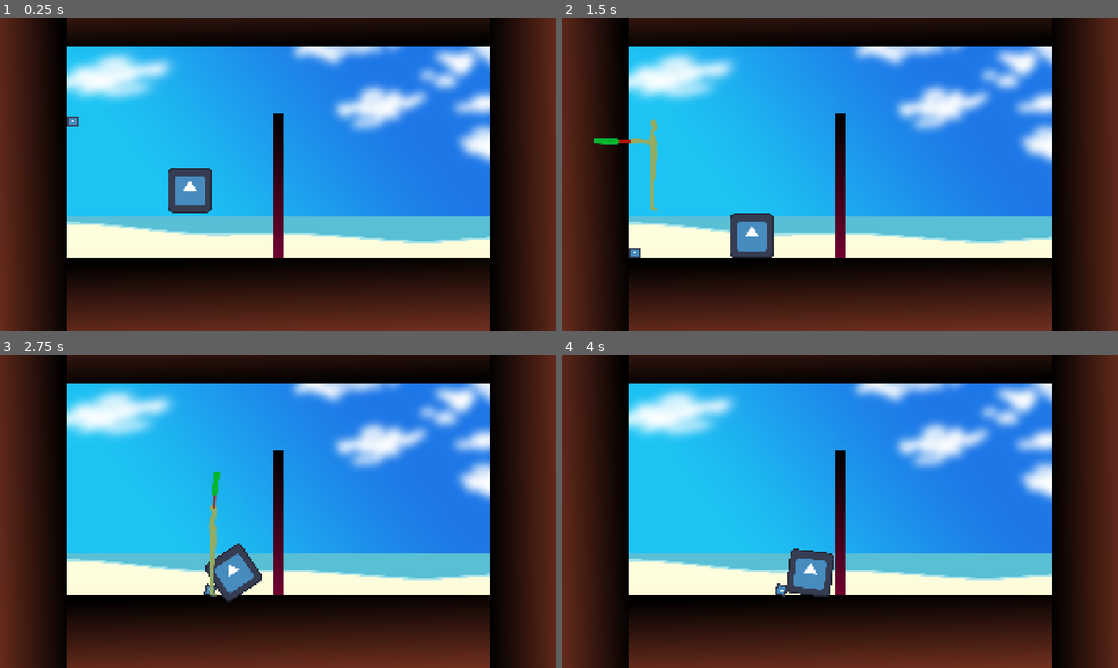
Above: before the commit, frames 1-4 (two rows, left to right).
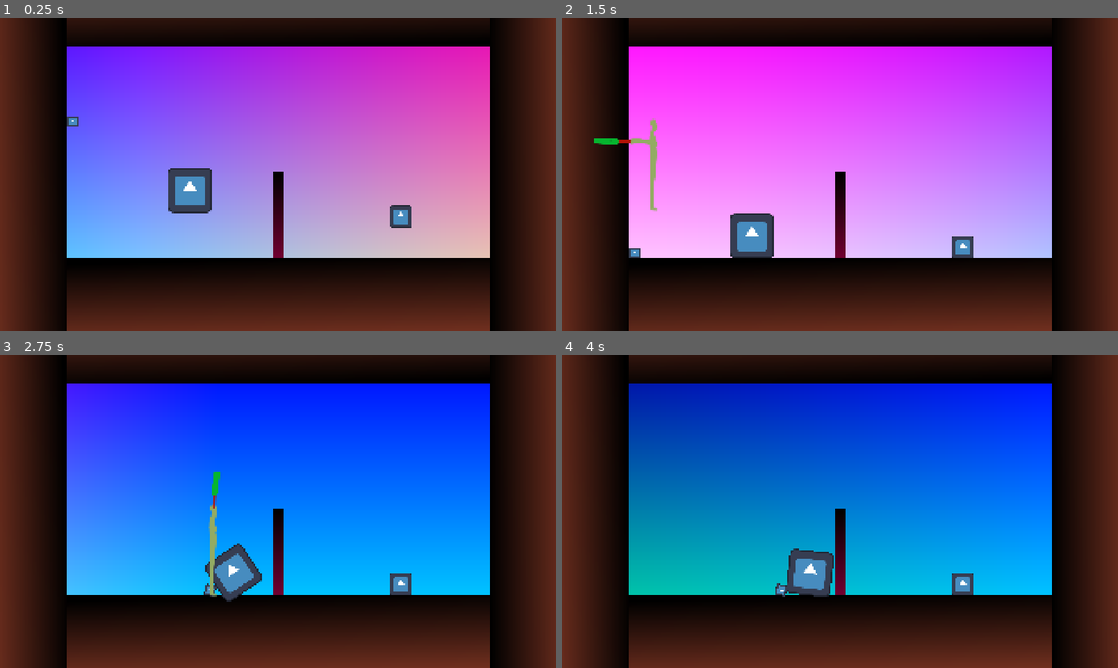
Above: after the commit, the same moments.

Repository: Youlissize/XTremeBadminton
Game: Godot game, scene res://MainLevel/CustomMapLoading.tscn
Two runs of this game, one before a commit and one after it. Both use one fixed random seed, a clock stepped at 60 frames per second and the inputs below. The engine's default icon, where the game draws it, is replaced by a stand-in: a white triangle on a blue panel in a dark square.
Inputs:
- Up to frame 1 (0.25 s): no input
- Up to frame 2 (1.5 s): hold D (move_right) 0.53-1.28 s; hold S (hit) 0.53-1.28 s; tap W (jump) at 0.77 s; hold A (move_left) from 1.28 s (still down); tap Space (join) at 1.35 s
- Up to frame 3 (2.75 s): tap W (jump) at 1.52 s; release A (move_left) at 2.03 s; hold D (move_right) from 2.03 s (still down); hold S (hit) from 2.03 s (still down)
- Up to frame 4 (4 s): release S (hit) at 2.78 s; tap Space (join) at 2.85 s; tap W (jump) at 3.02, 3.77 s; release D (move_right) at 3.53 s; hold A (move_left) from 3.53 s (still down); hold S (hit) from 3.53 s (still down)

The runs differ from the first frame. In frame 1, 50% of the frame differs, in the area x 12-89%, y 9-77%; in frame 2, 50%; in frame 3, 50%; in frame 4, 50%.

Commit message:
Superbe Shader en background

Diff:
--- /dev/null
+++ b/MainLevel/BackgroundTest.gdshader
@@ -0,0 +1,16 @@
+shader_type canvas_item;
+
+void vertex() {
+	// Called for every vertex the material is visible on.
+
+}
+
+void fragment() {
+	// Called for every pixel the material is visible on.
+	COLOR = vec4(sin(UV.x+TIME), UV.y, (1.0 - 0.5*sin(UV.x-TIME)), 1.0);
+}
+
+//void light() {
+//	// Called for every pixel for every light affecting the CanvasItem.
+//	// Uncomment to replace the default light processing function with this one.
+//}
--- a/MainLevel/CustomMapLoading.tscn
+++ b/MainLevel/CustomMapLoading.tscn
@@ -1,8 +1,18 @@
-[gd_scene load_steps=11 format=3 uid="uid://dlm5t26j1x75l"]
+[gd_scene load_steps=15 format=3 uid="uid://dlm5t26j1x75l"]
 
 [ext_resource type="Script" uid="uid://bis7hslkecq4c" path="res://MainLevel/Scripts/mapLoading.gd" id="1_82vp7"]
 [ext_resource type="Texture2D" uid="uid://cxtuvhh1ubuq2" path="res://Textures/fondavecfilet.jpg" id="1_dn44s"]
+[ext_resource type="Shader" uid="uid://drlrkl0b5wi4g" path="res://MainLevel/BackgroundTest.gdshader" id="2_4buw4"]
 [ext_resource type="PackedScene" uid="uid://bueuy8e621uk7" path="res://MainLevel/Scripts/Projectile/ProjectileBase.tscn" id="5_jr3hq"]
+
+[sub_resource type="ShaderMaterial" id="ShaderMaterial_4buw4"]
+shader = ExtResource("2_4buw4")
+
+[sub_resource type="ShaderMaterial" id="ShaderMaterial_jr3hq"]
+shader = ExtResource("2_4buw4")
+
+[sub_resource type="ShaderMaterial" id="ShaderMaterial_xww2o"]
+shader = ExtResource("2_4buw4")
 
 [sub_resource type="Gradient" id="Gradient_82vp7"]
 colors = PackedColorArray(0, 0, 0, 1, 1, 0.424, 0.28, 1)
@@ -36,14 +46,23 @@
 [node name="Background" type="Sprite2D" parent="."]
 
 [node name="ColorRect" type="ColorRect" parent="Background"]
-visible = false
+material = SubResource("ShaderMaterial_4buw4")
 offset_right = 1920.0
 offset_bottom = 1080.0
 color = Color(0.0586658, 0.114458, 0.172741, 1)
 
 [node name="Sprite2D" type="Sprite2D" parent="Background"]
+visible = false
 position = Vector2(965, 544)
 texture = ExtResource("1_dn44s")
+
+[node name="CanvasModulate" type="CanvasModulate" parent="Background"]
+material = SubResource("ShaderMaterial_jr3hq")
+position = Vector2(339, 242)
+scale = Vector2(500, 500)
+
+[node name="Material" type="Sprite2D" parent="Background"]
+material = SubResource("ShaderMaterial_xww2o")
 
 [node name="Ground" type="Node2D" parent="."]
 position = Vector2(0, 830)
@@ -117,6 +136,11 @@
 [node name="ProjectileBase2" parent="." instance=ExtResource("5_jr3hq")]
 position = Vector2(250, 328)
 
+[node name="ProjectileBase3" parent="." instance=ExtResource("5_jr3hq")]
+position = Vector2(1383, 656)
+scale = Vector2(2, 2)
+size = 2.0
+
 [node name="Filet" type="Node2D" parent="."]
 position = Vector2(860, 830)
 scale = Vector2(1, 3.5)
--- a/MainLevel/Scripts/mapLoading.gd
+++ b/MainLevel/Scripts/mapLoading.gd
@@ -24,7 +24,7 @@
 	#Create and Save custom map here
 	if (true):
 		data.filetPos = 0.5
-		data.filetSize = 5
+		data.filetSize = 3
 		data.width = 30
 		data.mapName = mapName
 		data.save_map()
--- a/Player/Scripts/raquetteClassique.gd
+++ b/Player/Scripts/raquetteClassique.gd
@@ -2,7 +2,7 @@
 
 	#raquette et style de jeu mon gars
 var minHitDist := 50.0
-var maxHitDist := 250.0
+var maxHitDist := 240.0
 var hitForce := 1500.0
 var hitSafety := 0.2
 
Not shown, added: MainLevel/BackgroundTest.gdshader.uid
